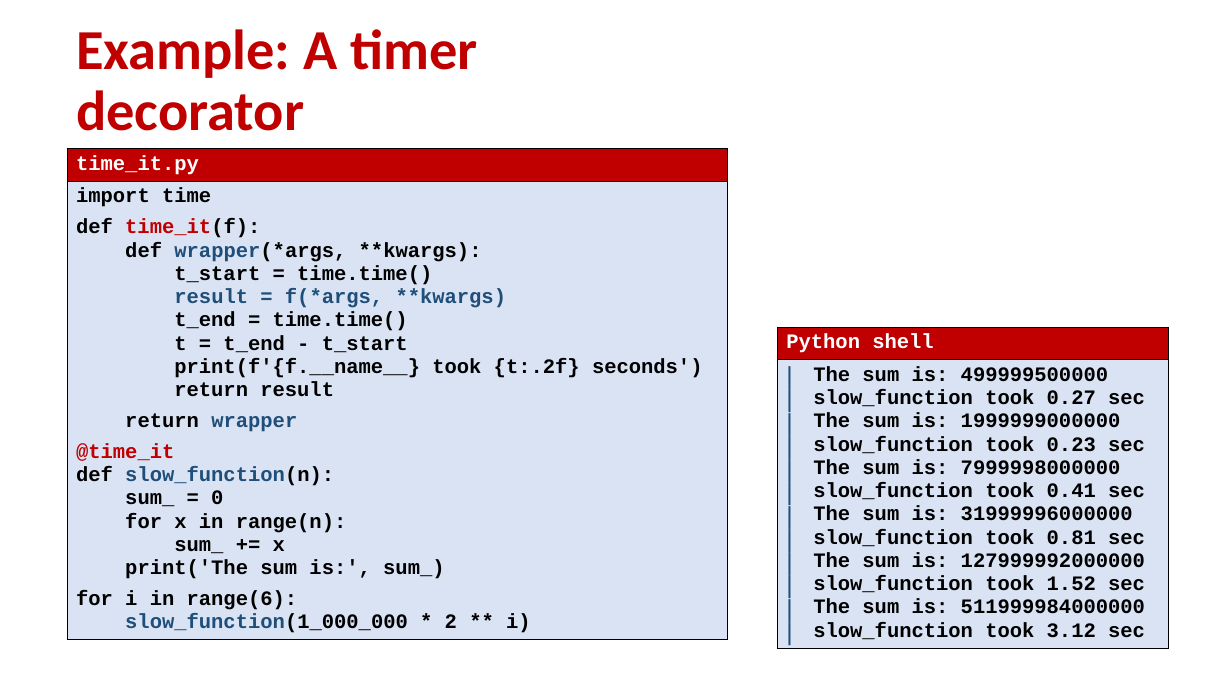
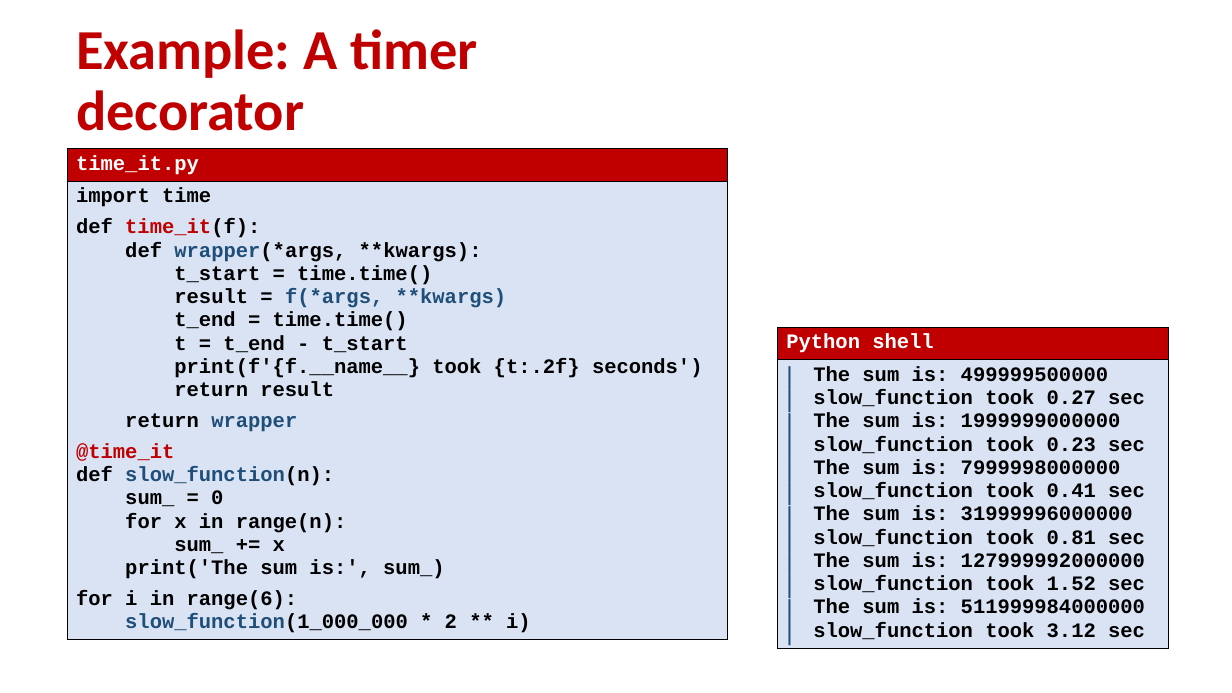
Before and after one commit to gsbrodal/gsbrodal.github.io, a slide deck: slide 14 of ipsa/slides/decorators.pptx. Drawn at 1232x693 pixels with LibreOffice and Linux fonts; fonts in the diff are those of the drawing. Boxes give left, top, right and bottom in pixels: in the first picture for what was removed or moved away, otherwise in the second. Text is boxed around its words. In the diff, an @@ line names an element or a change of style, - is before the commit and + after.

Commit message:
decorator slides

```diff
--- a/ipsa/slides/decorators.pptx
+++ b/ipsa/slides/decorators.pptx
@@ table at (67,149,727,666) @@
@@ text colour #1F4E79 to #000000 in "result =" @@
```
Also in this commit, not shown: 2 other slides changed, 3 other files.
